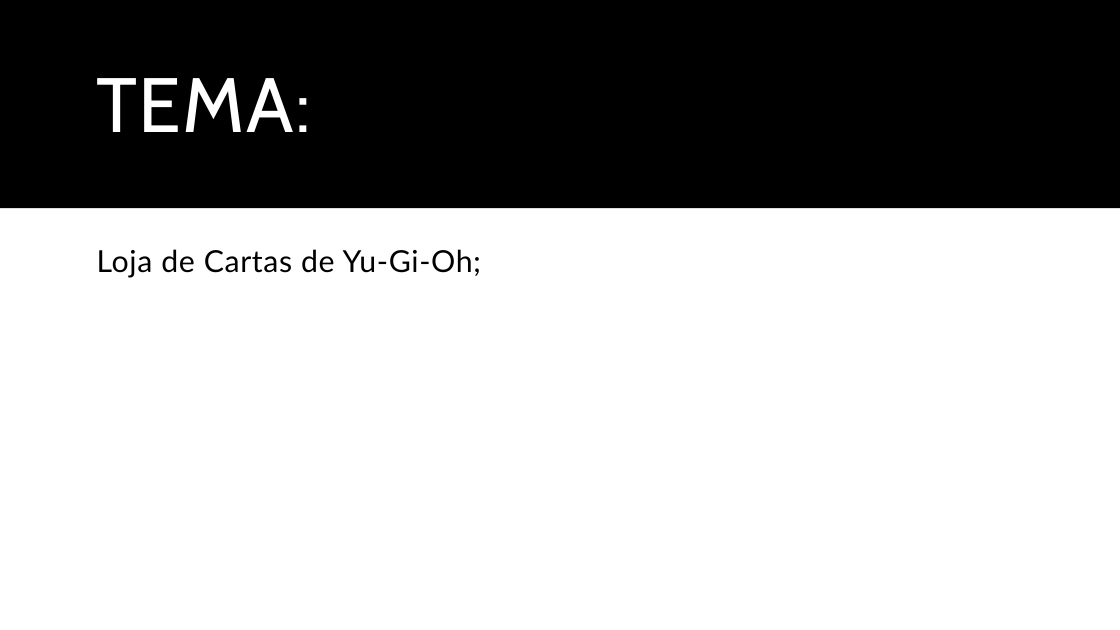
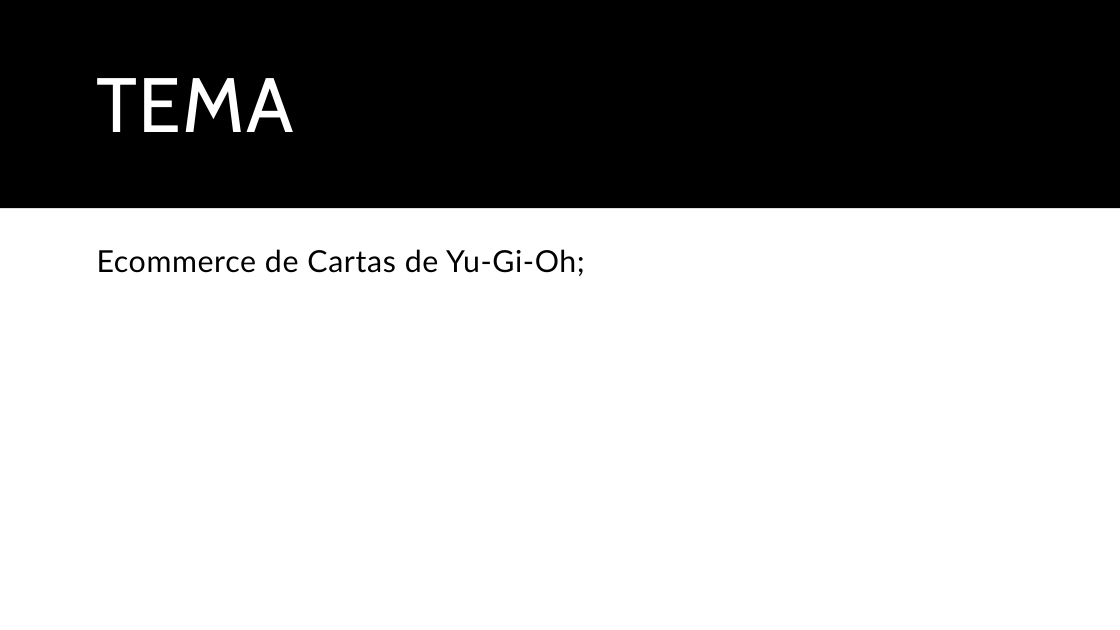
Before and after one commit to BrenoXDMoon/ProjetoLes, a slide deck: slide 2 of Documentos/Trabalho de Lab.pptx. Drawn at 1120x630 pixels with LibreOffice and Linux fonts; fonts in the diff are those of the drawing. Boxes give left, top, right and bottom in pixels: in the first picture for what was removed or moved away, otherwise in the second. Text is boxed around its words. In the diff, an @@ line names an element or a change of style, - is before the commit and + after.

```diff
--- a/Documentos/Trabalho de Lab.pptx
+++ b/Documentos/Trabalho de Lab.pptx
@@ title at <box>97,78,295,132</box>: text changed @@
-TEMA:
+TEMA
@@ text at <box>97,249,585,276</box>: text changed @@
-Loja de Cartas de Yu-Gi-Oh;
+Ecommerce de Cartas de Yu-Gi-Oh;
```
Also in this commit, not shown: 1 other slide changed, 1 slide added, 16 slides removed, 10 other files.
